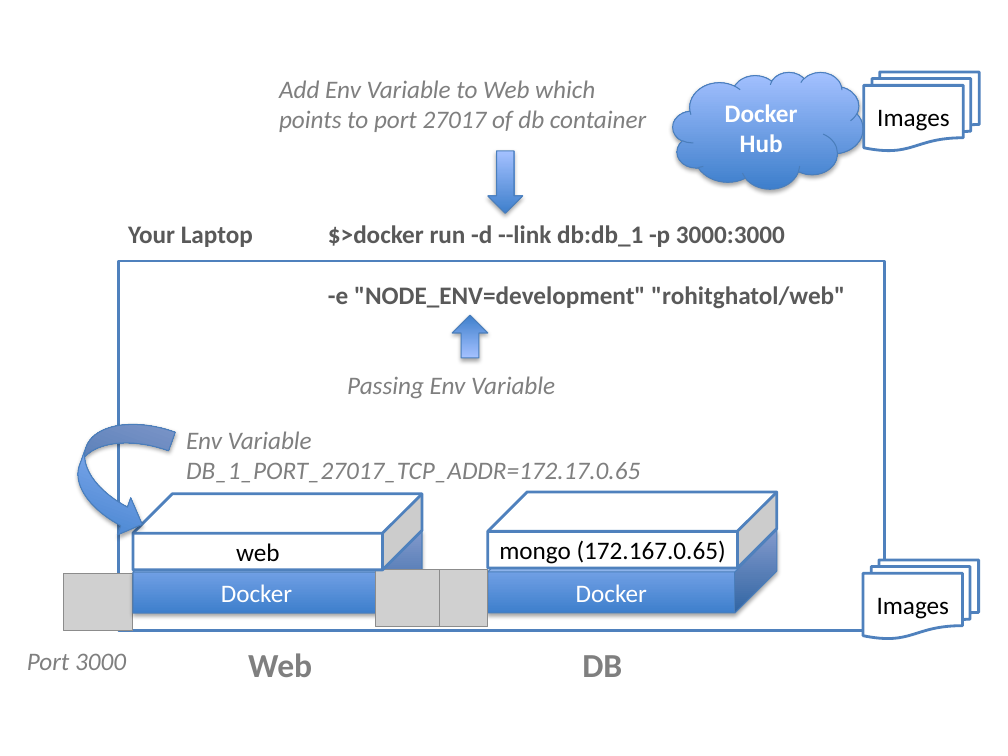
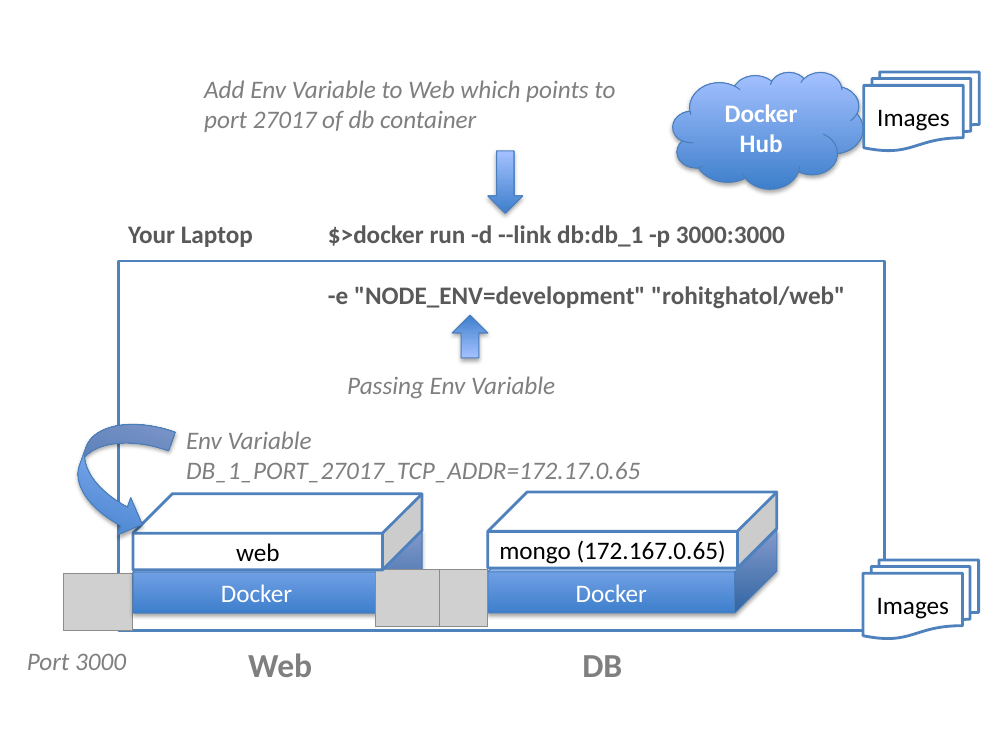
Before and after one commit to rohitghatol/Docker-Container-Continuous-Delivery, a slide deck: slide 16 of pptx/diagrams.pptx. Drawn at 1008x756 pixels with LibreOffice and Linux fonts; fonts in the diff are those of the drawing; grey boxes stand for pictures. Boxes give left, top, right and bottom in pixels: in the first picture for what was removed or moved away, otherwise in the second. Text is boxed around its words. In the diff, an @@ line names an element or a change of style, - is before the commit and + after.

```diff
--- a/pptx/diagrams.pptx
+++ b/pptx/diagrams.pptx
@@ text "Add Env Variable to Web ..." rewrapped from [279,80,646,132] to [204,80,615,132] @@
```
Also in this commit, not shown: 2 other files.
